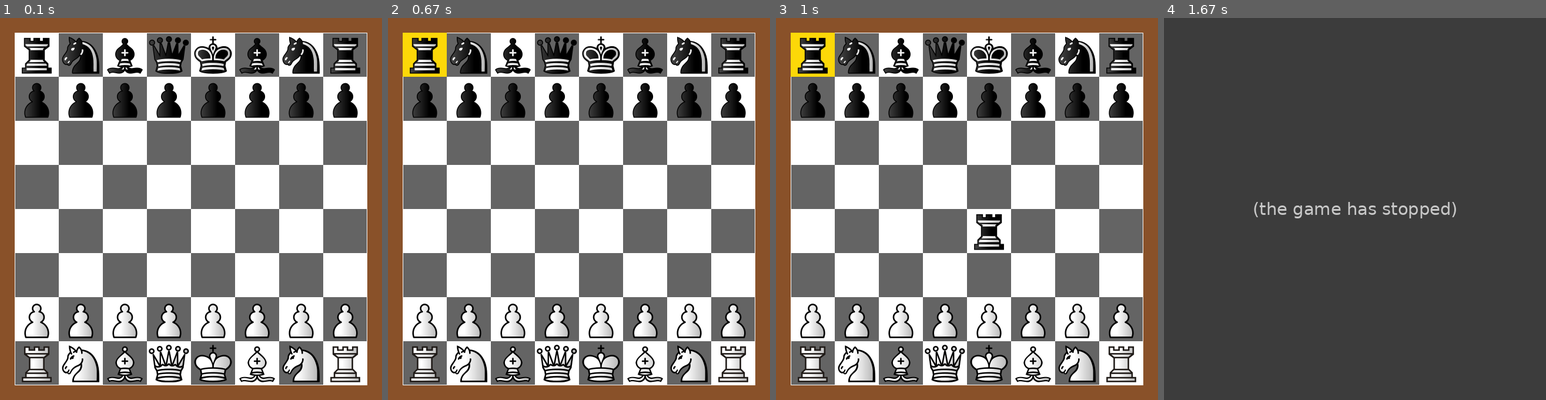
Above: before the commit, frames 1-4 (left to right).
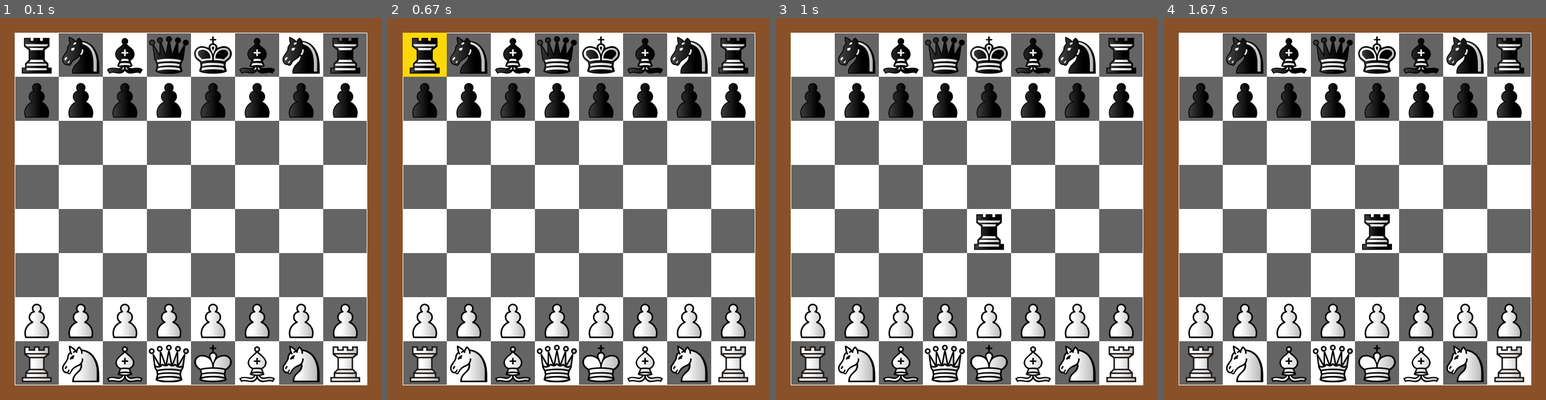
Above: after the commit, the same moments.

Repository: BelGraDev/chess_pygame
Game: pygame game, started from main.py
Two runs of this game, one before a commit and one after it. Both use one fixed random seed, a clock stepped at 60 frames per second and the inputs below.
Inputs (mouse positions are in pixels of both pictures, inside the frame that each line leads up to):
- Up to frame 1 (0.1 s): no input
- Up to frame 2 (0.67 s): click (426, 56) at 0.38 s
- Up to frame 3 (1 s): click (967, 235) at 0.72 s
- Up to frame 4 (1.67 s): click (1236, 151) at 1.05 s

Frames 1-2 are identical in both runs. In frame 3, 1.3% of the frame differs, in the area x 3-16%, y 3-16%; in frame 4, 98%, in the area x 0-100%, y 0-100%.
Error before the commit: KeyError: 'a8' (Board.py line 50); the game stopped at 1.05 s (later frames are placeholders)

Commit message:
Highlighting problem solved

Diff:
--- a/Board/Board.py
+++ b/Board/Board.py
@@ -45,21 +45,21 @@
             "h7": Pawn("h7", "b")
         }
 
-    def move(self, prev_cell, next_cell) -> bool:
+    def move(self, prev_cell, next_cell) -> int:
 
         prev_piece = self.board[prev_cell]
 
         if Cell_utils.is_cell_empty(next_cell, self):
             self.board[next_cell] = prev_piece
             del self.board[prev_cell]
-            print(f"Next cell is empty, moving to {next_cell}")
-            return True
+            print(f"Next cell is empty, moving from {prev_cell} to {next_cell}")
+            return 0
 
         elif Cell_utils.is_white_piece(next_cell, self) != Cell_utils.is_white_piece(prev_cell, self):
                 self.board[next_cell] = prev_piece
                 del self.board[prev_cell]
-                print(f"I've killed a man, moving to {next_cell}")
-                return True
+                print(f"I've killed a man, moving from {prev_cell} to {next_cell}")
+                return 1
 
         print(f"Teammate in my target, staying on {prev_cell}")
-        return False
+        return -1
--- a/Render/Cell.py
+++ b/Render/Cell.py
@@ -2,7 +2,8 @@
 
 class Cell(pygame.Rect):
     CELL_SIZE = 75
-    def __init__(self, coord: iter, name: str):
+    def __init__(self, coord: iter, name: str, color: tuple):
 
         self.name = name
+        self.color = color
         pygame.Rect.__init__(self, coord[0], coord[1],  self.CELL_SIZE, self.CELL_SIZE)
--- a/Render/ChessUI.py
+++ b/Render/ChessUI.py
@@ -26,7 +26,7 @@
                 y = self.MARGIN_SIZE + row * self.CELL_SIZE
                 cell_name = Cell_utils.map_index_to_cell(row, col)
                 color = self.WHITE_COLOR if (row + col) % 2 == 0 else self.BLACK_COLOR
-                cell = Cell((x, y), cell_name)
+                cell = Cell((x, y), cell_name, color)
                 pygame.draw.rect(screen, color, cell)
                 self.cells[row].append(cell)
 
@@ -59,35 +59,64 @@
 
         return None
 
-    #I still have to implement the unhighlight in case another piece is selected.
-    def highlight_cell(self, screen, cell) -> None:
+    def highlight_cell(self, screen, cell_name) -> None:
 
-        if not self.cell_highlighted:
-            try:
-                piece = self.board.board[cell]
-                rect = self.get_cell_rect(cell)
-                self.cell_highlighted = cell
+        try:
+            piece = self.board.board[cell_name]
+            cell = self.cell_highlighted = self.get_cell_rect(cell_name)
 
-                pygame.draw.rect(screen, (253, 216, 8), rect)
-                screen.blit(piece.image, rect)
+            pygame.draw.rect(screen, (253, 216, 8), cell)
+            screen.blit(piece.image, cell)
 
-            except KeyError:
-                print("Clicked empty cell")
+        except KeyError:
+            print("Clicked empty cell")
 
-    def draw_single_cell(cell):
-        pass
+    def unhighlight_cell(self,screen, cell):
+        self.cell_highlighted = None
+        pygame.draw.rect(screen, cell.color, cell)
 
 
-    def render_move(self, screen, cell):
-        if self.cell_highlighted:
-            prev_cell = self.cell_highlighted
-            if self.board.move(prev_cell, cell):
-                rect = self.get_cell_rect(cell)
-                piece = self.board.board[cell]
-                screen.blit(piece.image, rect)
-                #self.cell_highlighted = None             If i do not comment this line, the error is king of solved
+    def render_move(self, screen, cell_name) -> None:
+        prev_cell = self.cell_highlighted
+        if prev_cell:
 
-    def get_cell_rect(self, cell):
-        row, col = Cell_utils.map_cell_to_index(cell)
-        rect = self.cells[row][col]
-        return rect
+            move_result = self.board.move(prev_cell.name, cell_name)
+            match move_result:
+
+                case 0:
+                    self.move_to_cell(screen, cell_name)
+                case 1:
+                    self.render_kill(screen, cell_name)
+                case _:
+                    self.switch_focus(screen, prev_cell, cell_name)
+                    return
+
+            self.unhighlight_cell(screen, prev_cell)
+
+        else:
+            self.highlight_cell(screen, cell_name)
+
+    def move_to_cell(self, screen, cell_name) -> None:
+        cell = self.get_cell_rect(cell_name)
+        piece = self.board.board[cell_name]
+        screen.blit(piece.image, cell)
+
+    def render_kill(self, screen, cell_name) -> None:
+        cell = self.get_cell_rect(cell_name)
+        piece = self.board.board[cell_name]
+        pygame.draw.rect(screen, cell.color, cell)
+        screen.blit(piece.image, cell)
+
+    def switch_focus(self, screen, prev_cell, cell_name) -> None:
+
+        self.highlight_cell(screen, cell_name)
+
+        prev_piece = self.board.board[prev_cell.name]
+        pygame.draw.rect(screen, prev_cell.color, prev_cell)
+        screen.blit(prev_piece.image, prev_cell)
+
+
+    def get_cell_rect(self, cell_name):
+        row, col = Cell_utils.map_cell_to_index(cell_name)
+        cell = self.cells[row][col]
+        return cell
--- a/main.py
+++ b/main.py
@@ -23,7 +23,6 @@
         elif event.type == pygame.MOUSEBUTTONDOWN:
             coord = pygame.mouse.get_pos()
             cell = renderer.selected_cell(coord)
-            renderer.highlight_cell(screen, cell)
             renderer.render_move(screen, cell)
 
     pygame.display.update()
